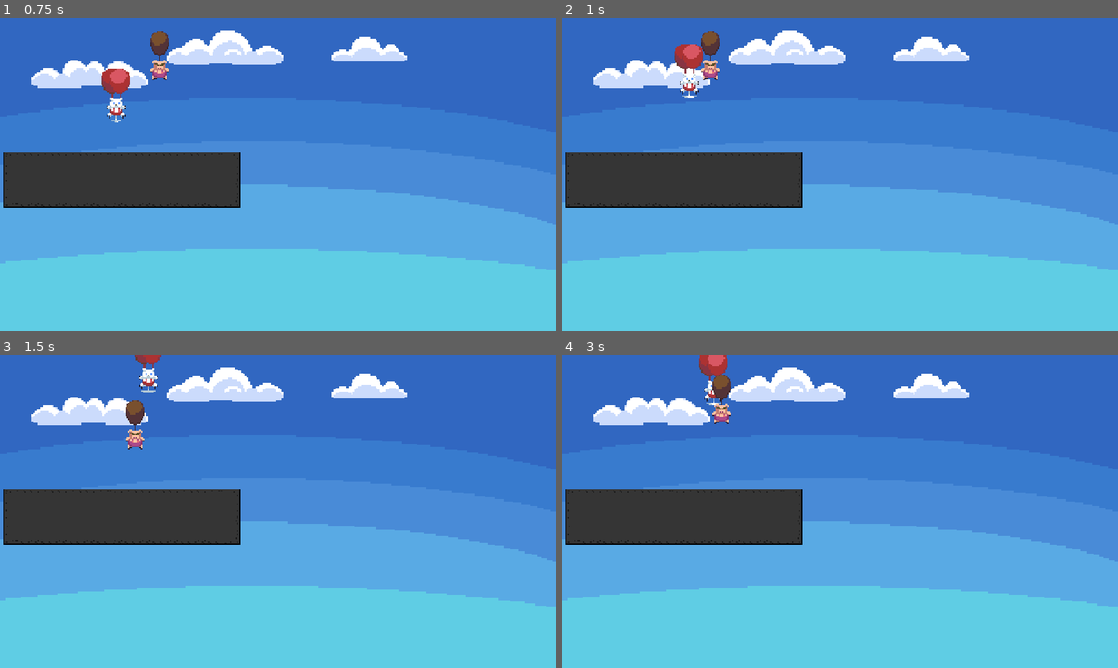
Above: before the commit, frames 1-4 (two rows, left to right).
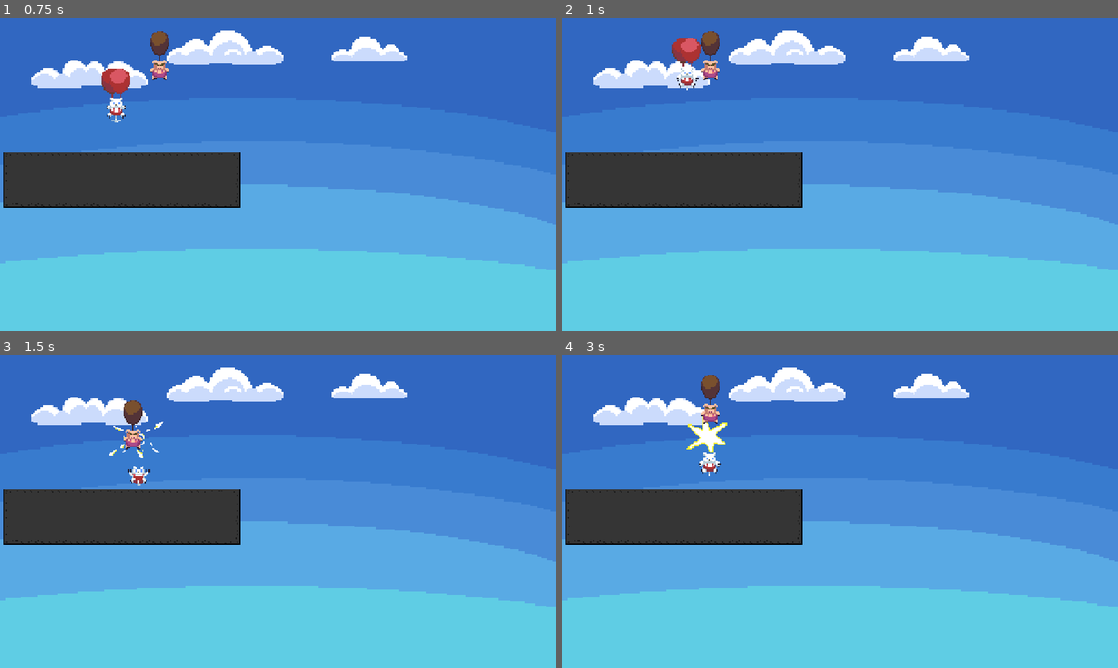
Above: after the commit, the same moments.

Repository: agoy184/BloonFiteClone
Game: Godot game, scene res://scenes/game_space.tscn
Same seed, same stepped clock (60 frames per second), same inputs: the game is played once before the commit and once after it.
Inputs:
- Up to frame 1 (0.75 s): tap Enter at 0.5 s; hold D (right) from 0.53 s (still down); tap Space (jump) at 0.6 s
- Up to frame 2 (1 s): keep holding D (right); tap Space (jump) at 0.77 s
- Up to frame 3 (1.5 s): keep holding D (right); tap Space (jump) at 1.07, 1.35 s
- Up to frame 4 (3 s): tap Space (jump) at 1.52, 1.82, 2.1, 2.85 s; release D (right) at 2.03 s; hold A (left) 2.03-2.78 s; hold D (right) from 2.78 s (still down)

Frame 1 is identical in both runs. In frame 2, 0.5% of the frame differs, in the area x 19-26%, y 6-26%; in frame 3, 0.7%; in frame 4, 1.4%, in the area x 22-31%, y 0-39%.

Commit message:
fixed anims

Diff:
--- a/scenes/enemy.tscn
+++ b/scenes/enemy.tscn
@@ -58,7 +58,7 @@
 size = Vector2(56, 36)
 
 [node name="Enemy" type="CharacterBody2D" unique_id=1807892313 node_paths=PackedStringArray("jump_component", "movement_component", "gravity_component", "follow_component") groups=["Enemy"]]
-collision_layer = 4
+collision_layer = 2
 collision_mask = 2
 script = ExtResource("1_c4w8v")
 jump_component = NodePath("JumpComponent")
--- a/scenes/player.tscn
+++ b/scenes/player.tscn
@@ -291,6 +291,8 @@
 shape = SubResource("RectangleShape2D_jjtej")
 
 [node name="Balloon" type="Area2D" parent="." unique_id=1916963737 groups=["Player"]]
+collision_layer = 2
+collision_mask = 2
 
 [node name="CollisionShape2D" type="CollisionShape2D" parent="Balloon" unique_id=121224422]
 position = Vector2(0, -19)
--- a/scripts/animation_component.gd
+++ b/scripts/animation_component.gd
@@ -3,14 +3,20 @@
 
 @export_subgroup("Nodes")
 @export var sprite: AnimatedSprite2D
+var death = false
+
 
 func handle_horizontal_flip(move_direction: float) -> void:
+	if death == true:
+		return
 	if move_direction == 0:
 		return
 
 	sprite.flip_h = false if move_direction > 0 else true
 
 func handle_move_animation (move_direction: float) -> void:
+	if death == true:
+		return
 	handle_horizontal_flip(move_direction)
 
 	if move_direction != 0:
@@ -19,6 +25,8 @@
 		sprite.play("idle")
 
 func handle_jump_animation(is_jumping: bool, is_falling: bool) -> void:
+	if death == true:
+		return
 	if is_jumping:
 		sprite.play("jump")
 	elif is_falling:
@@ -26,6 +34,5 @@
 		sprite.play("idle")
 
 func handle_death_animation() -> void:
+
 	sprite.play("pop")
-	await sprite.animation_finished
-	sprite.play("fall")
--- a/scripts/player.gd
+++ b/scripts/player.gd
@@ -23,6 +23,7 @@
 
 
 func _on_balloon_body_entered(body: Node2D) -> void:
+	animation_component.death = true
 	animation_component.handle_death_animation()
 	movement_component.handle_death(self)
 	set_collision_layer_value(1, false)
